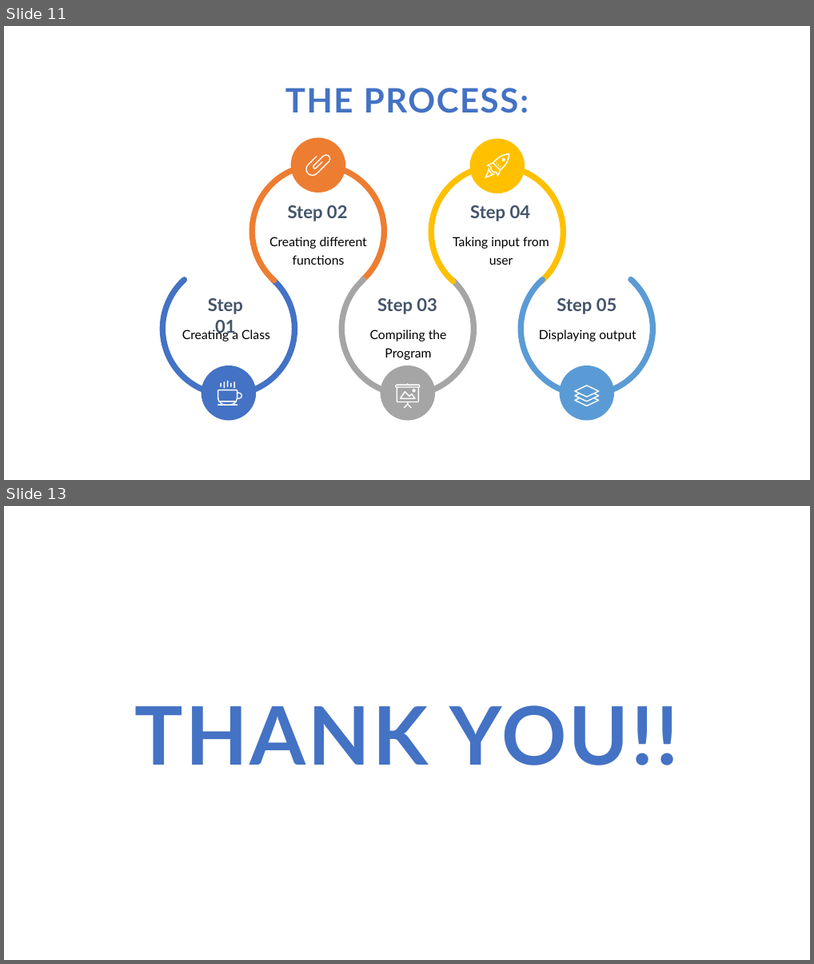
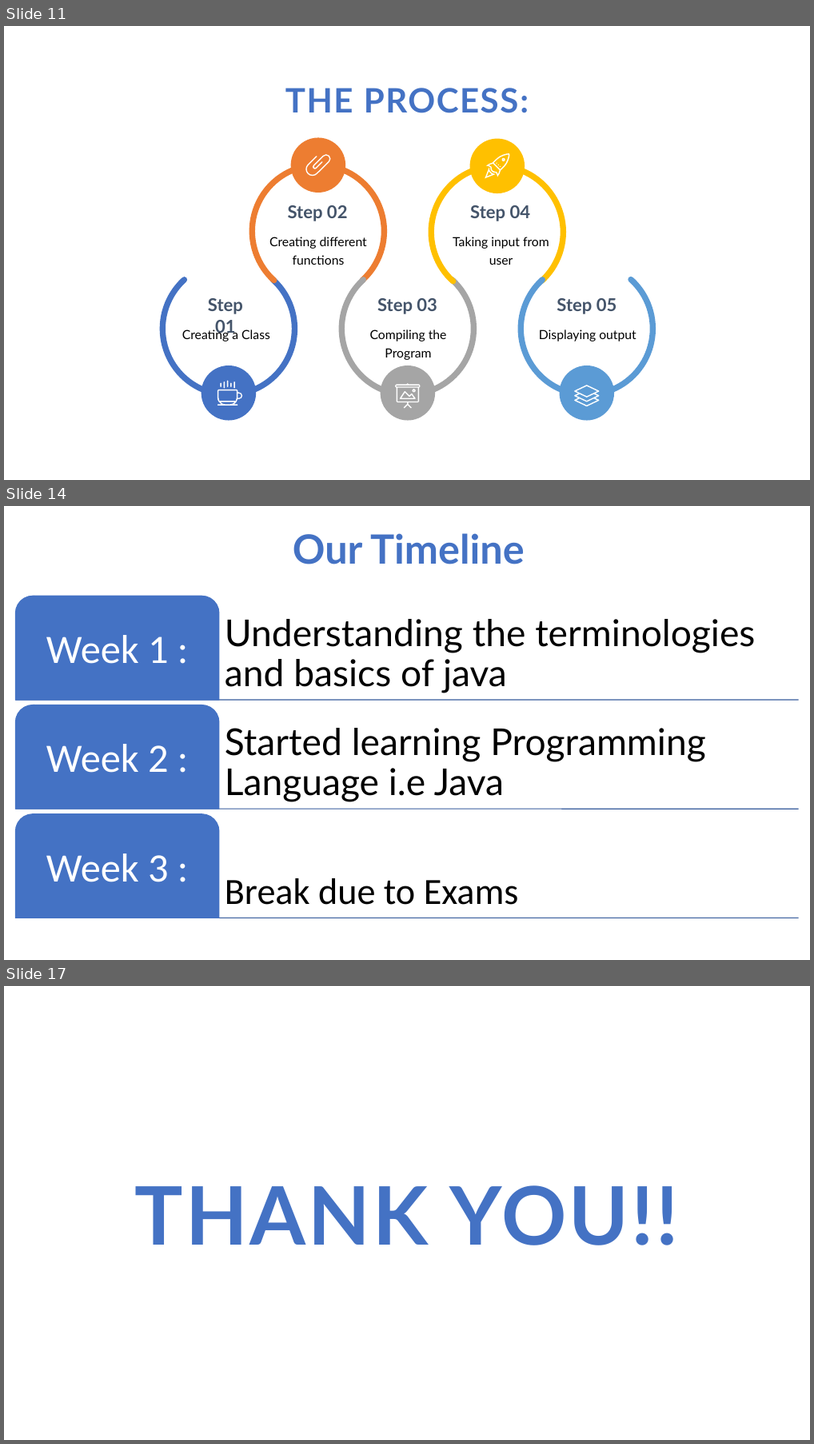
Before and after one commit to MaviyaQureshi/MPR, a slide deck: Presentation.pptx. Shown one above the other, each under a label of ours: slides 11 and 13 before the commit, slides 11, 14 and 17 after it; the slides between them are not shown. The pictures are 814x964 and 814x1444 pixels, drawn with LibreOffice and Linux fonts; fonts in the diff are those of the drawing. Boxes give left, top, right and bottom in pixels: in the first picture for what was removed or moved away, otherwise in the second. Text is boxed around its words. In the diff, an @@ line names an element or a change of style, - is before the commit and + after.

```diff
--- a/Presentation.pptx
+++ b/Presentation.pptx
@@ slide 14 added at (x1=4, y1=506, x2=810, y2=960), background #FFFFFF @@
@@ text added at (x1=293, y1=533, x2=524, y2=564), 48 pt, text #4472C4, bold @@
+Our Timeline
@@ group added at (x1=15, y1=596, x2=799, y2=918): 6 texts, 3 lines, 3 round same rects @@
+Understanding the terminologies and basics of java
+Week 1 :
+Started learning Programming Language i.e Java
+Week 2 :
+Break due to Exams
+Week 3 :
@@ what was slide 13 is now slide 17 @@
```
Also in this commit, not shown: 4 slides changed, 3 other slides added, 7 other files.
